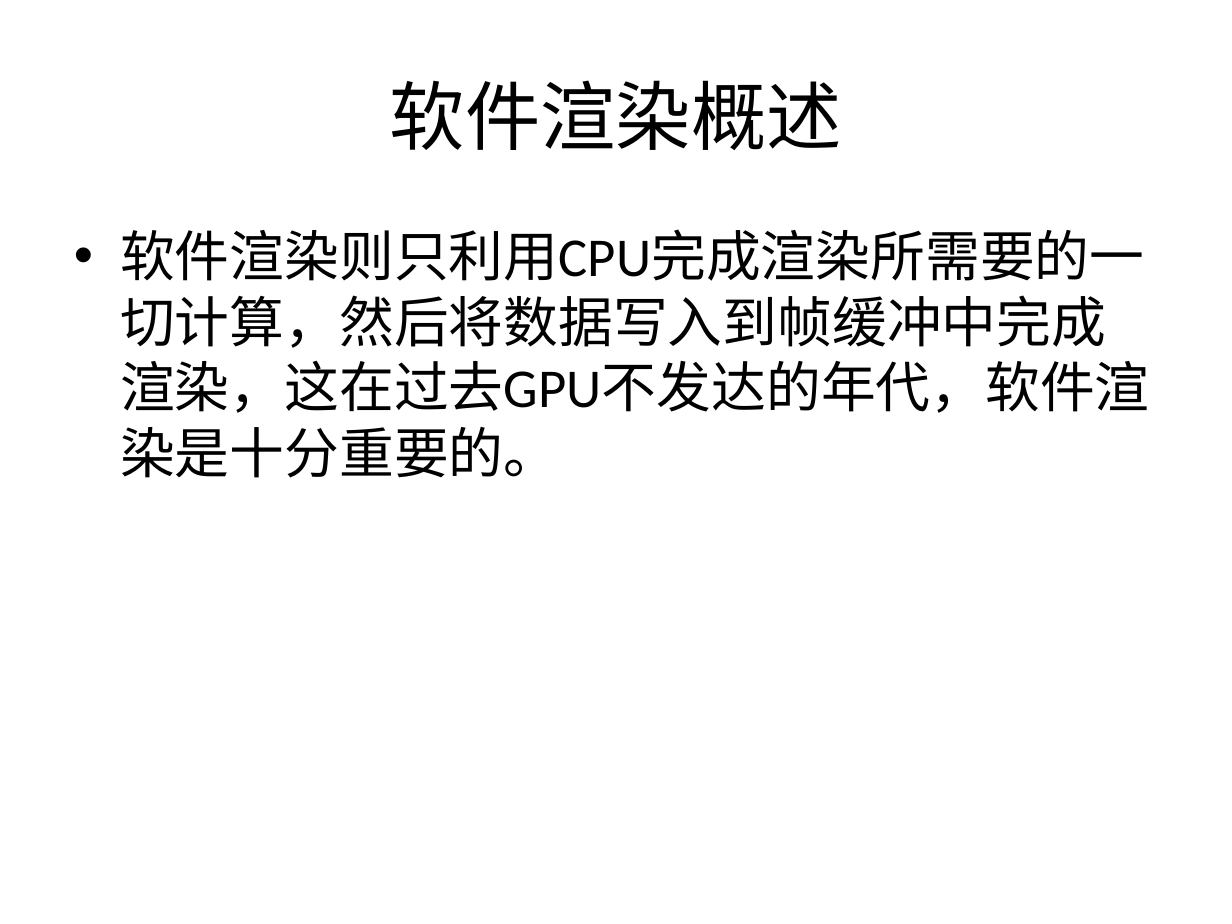
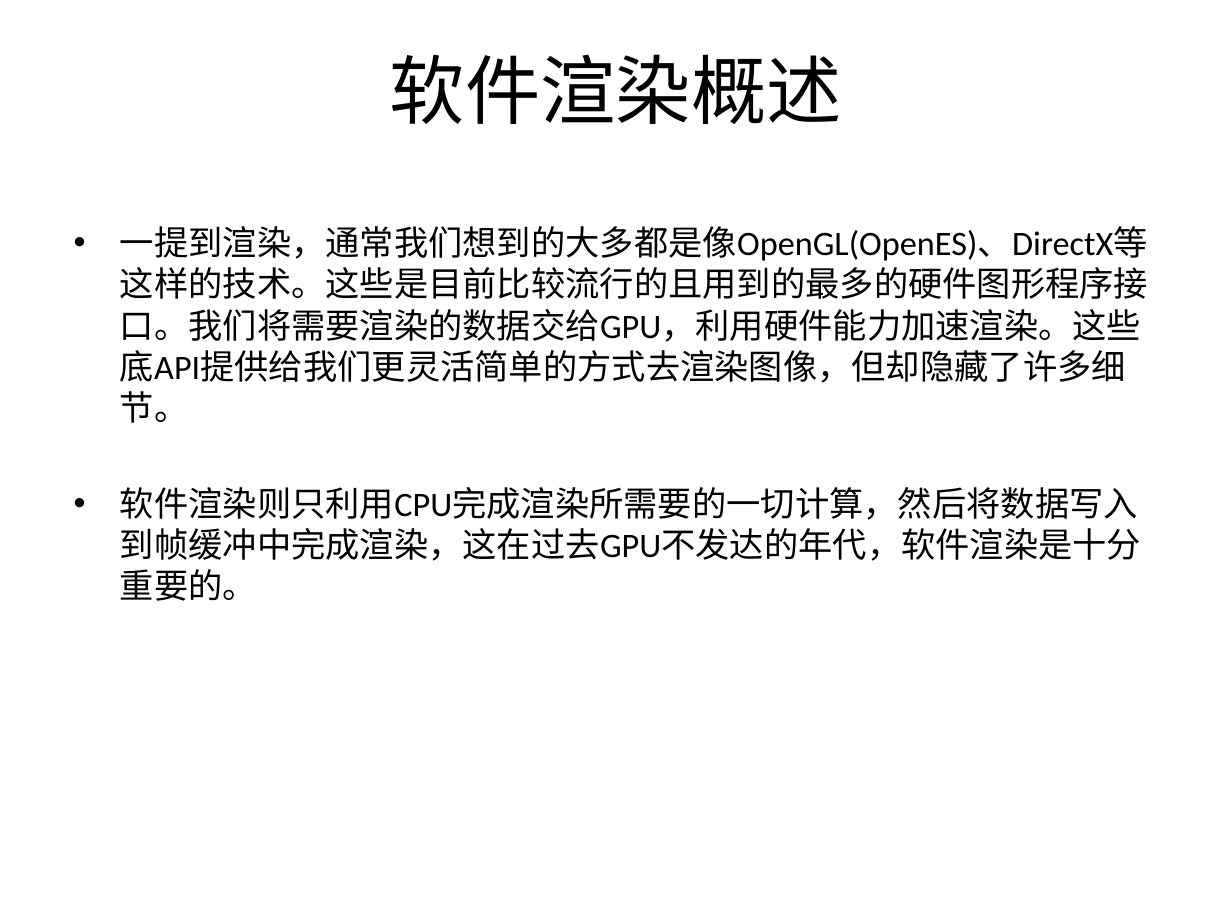
Before and after one commit to SeventhMage/MagicX, a slide deck: slide 3 of SoftEngine/doc/SoftwareRender.pptx (slide 4 before the commit). Drawn at 1232x924 pixels with LibreOffice and Linux fonts; fonts in the diff are those of the drawing; background and template pictures are left out. Boxes give left, top, right and bottom in pixels: in the first picture for what was removed or moved away, otherwise in the second. Text is boxed around its words. In the diff, an @@ line names an element or a change of style, - is before the commit and + after.

```diff
--- a/SoftEngine/doc/SoftwareRender.pptx
+++ b/SoftEngine/doc/SoftwareRender.pptx
@@ title "软件渲染概述" at (x1=390, y1=54, x2=842, y2=124): vertical alignment middle to top @@
@@ text at (x1=120, y1=226, x2=1148, y2=423): paragraph added @@
+• 一提到渲染，通常我们想到的大多都是像OpenGL(OpenES)、DirectX等这样的技术。这些是目前比较流行的且用到的最多的硬件图形程序接口。我们将需要渲染的数据交给GPU，利用硬件能力加速渲染。这些底API提供给我们更灵活简单的方式去渲染图像，但却隐藏了许多细节。
@@ text at (x1=120, y1=487, x2=1141, y2=601): size 32 to 20 pt in "软件渲染则只利用CPU完成渲染所需要的一切计算，然后将数据写入到帧缓冲中完成渲染，这在过去GPU不发达的年代，软件渲染是 ..."; less space between paragraphs @@
```
Also in this commit, not shown: 33 other slides changed, 16 slides added, 1 slide removed.
